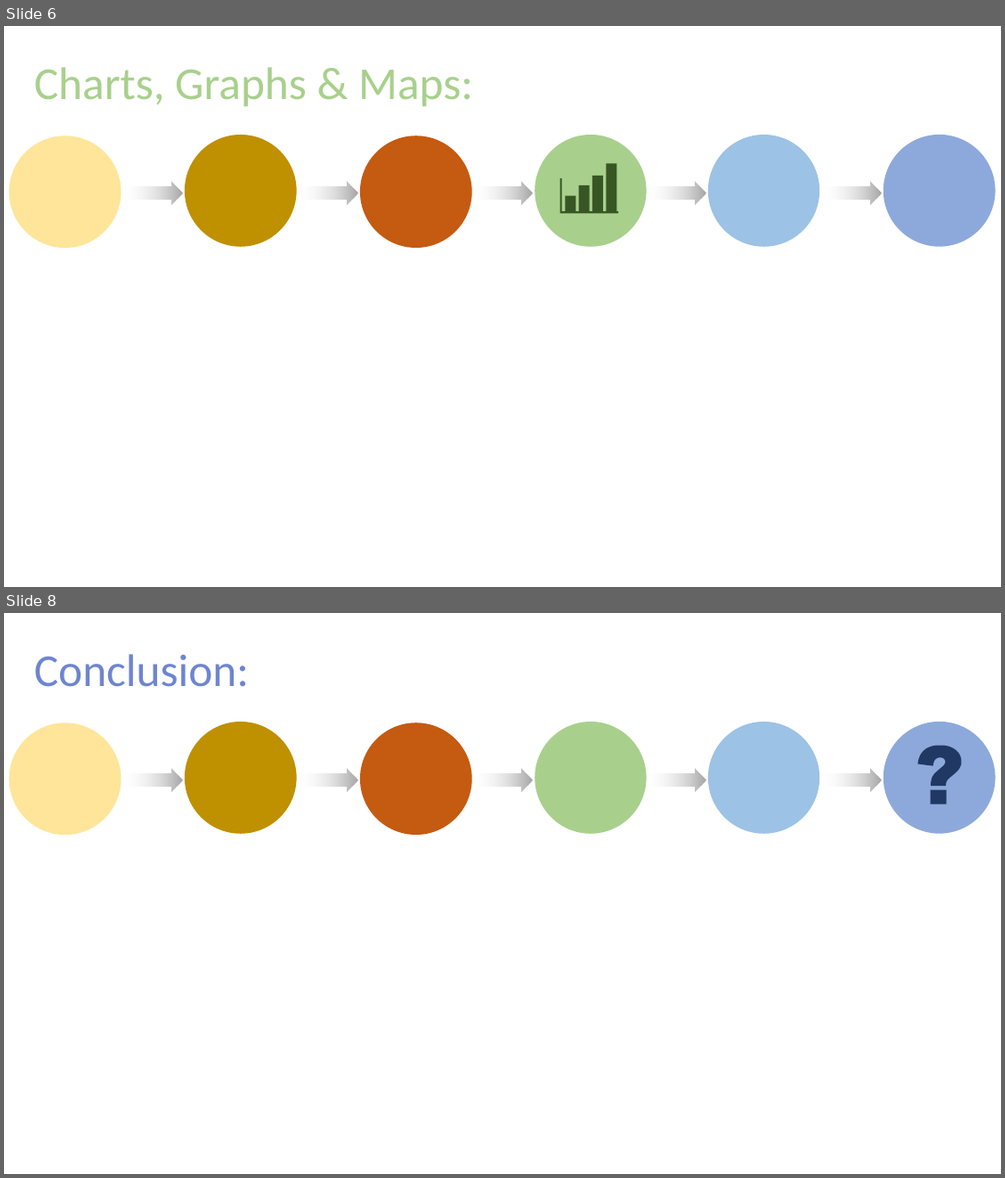
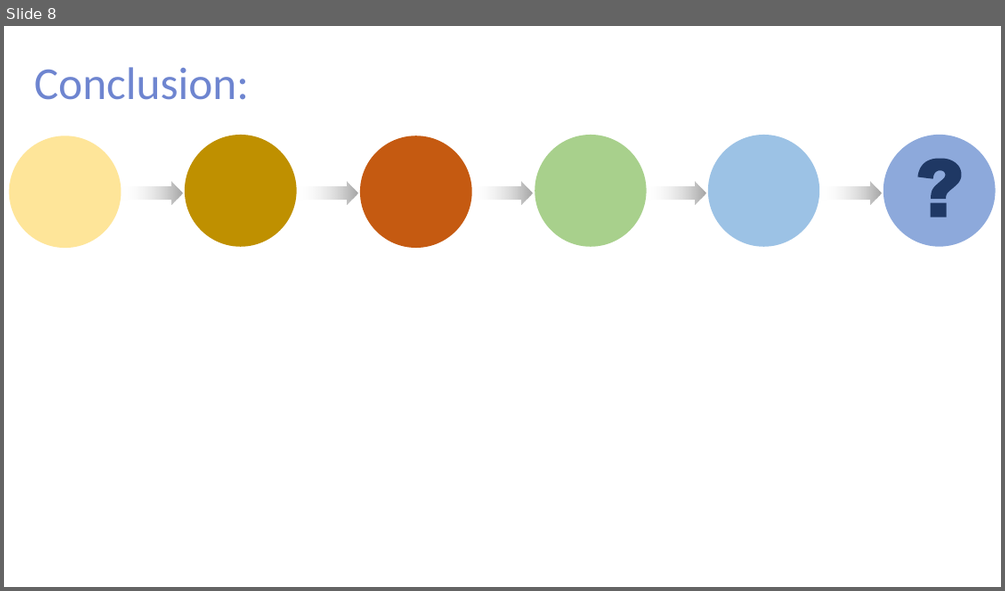
Before and after one commit to JaxWil24/Hearing_Aid_Accessibility, a slide deck: Presentation/FP_Powerpoint.pptx. Shown one above the other, each under a label of ours: slides 6 and 8 before the commit, slide 8 after it; the slides between them are not shown. The pictures are 1005x1178 and 1005x591 pixels, drawn with LibreOffice and Linux fonts; fonts in the diff are those of the drawing. Boxes give left, top, right and bottom in pixels: in the first picture for what was removed or moved away, otherwise in the second. Text is boxed around its words. In the diff, an @@ line names an element or a change of style, - is before the commit and + after.

```diff
--- a/Presentation/FP_Powerpoint.pptx
+++ b/Presentation/FP_Powerpoint.pptx
@@ slide 6 removed at [4, 26, 1001, 587], background #FFFFFF; not listed: 17 template elements that a slide beside it also shows @@
@@ text removed at [34, 67, 473, 106] @@
-Charts, Graphs & Maps:
@@ group removed at [560, 164, 619, 214]: 4 rectangles, 1 freeform shape @@
```
Also in this commit, not shown: 5 slides changed, 2 slides added, 1 other slide removed.
